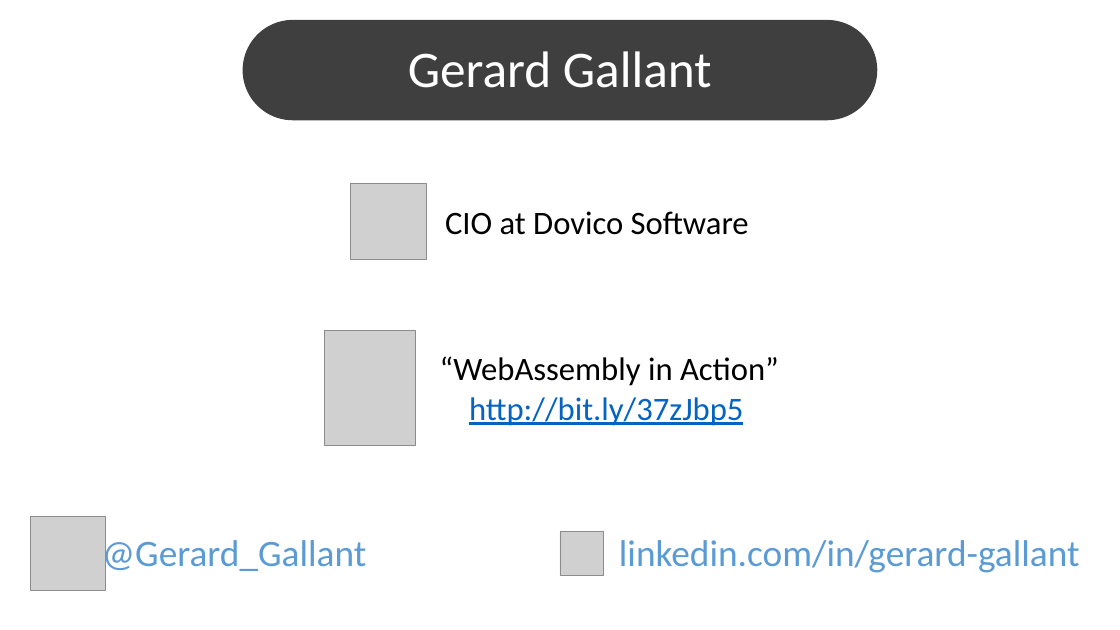
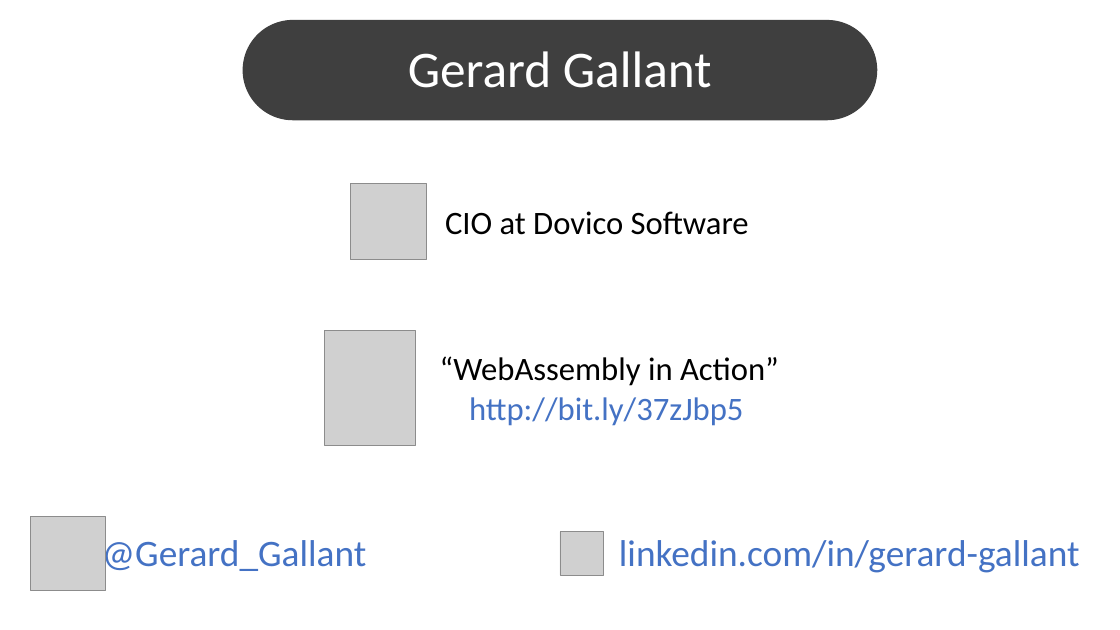
Before and after one commit to cggallant/confoo-2023, a slide deck: slide 2 of 02. ConFoo2023 - Building an interactive Slack bot.pptx. Drawn at 1120x630 pixels with LibreOffice and Linux fonts; fonts in the diff are those of the drawing; grey boxes stand for pictures. Boxes give left, top, right and bottom in pixels: in the first picture for what was removed or moved away, otherwise in the second. Text is boxed around its words. In the diff, an @@ line names an element or a change of style, - is before the commit and + after.

Commit message:
tweaked the link colors in the presentation and fixed up the links in the readme.

```diff
--- a/02. ConFoo2023 - Building an interactive Slack bot.pptx
+++ b/02. ConFoo2023 - Building an interactive Slack bot.pptx
@@ text at (x1=469, y1=397, x2=743, y2=426): text colour #0563C1 to #4472C4, underline off in "http://bit.ly/37zJbp5" @@
@@ text "@Gerard_Gallant" at (x1=102, y1=534, x2=367, y2=575): text colour #5B9BD5 to #4472C4 @@
@@ text "linkedin.com/in/gerard-gallant" at (x1=619, y1=540, x2=1080, y2=573): text colour #5B9BD5 to #4472C4 @@
```
Also in this commit, not shown: 1 other slide changed, 1 other file.
